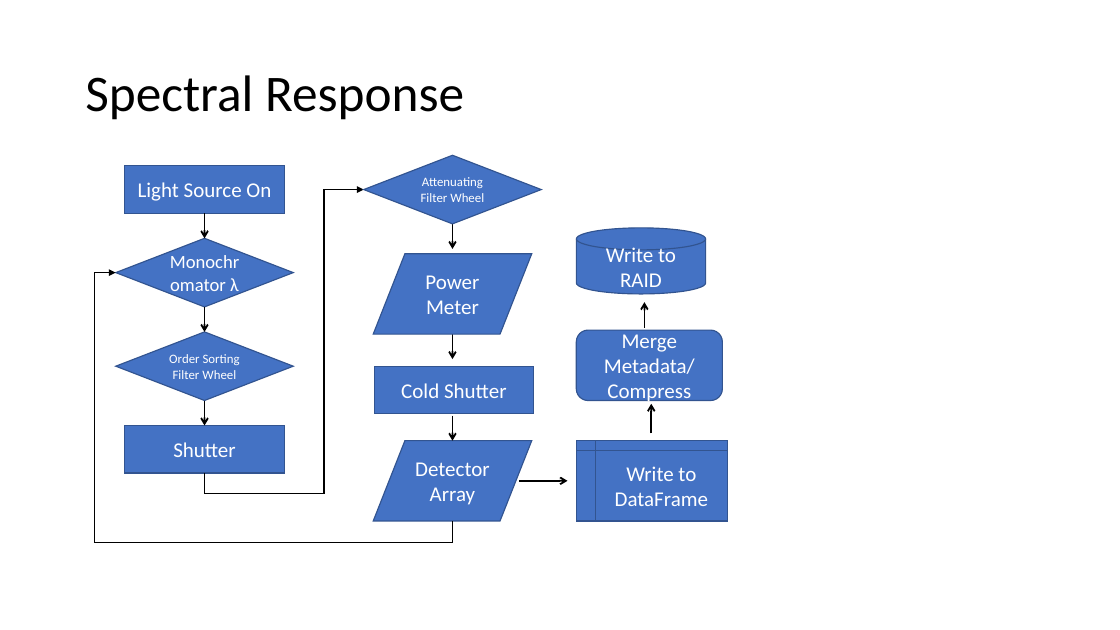
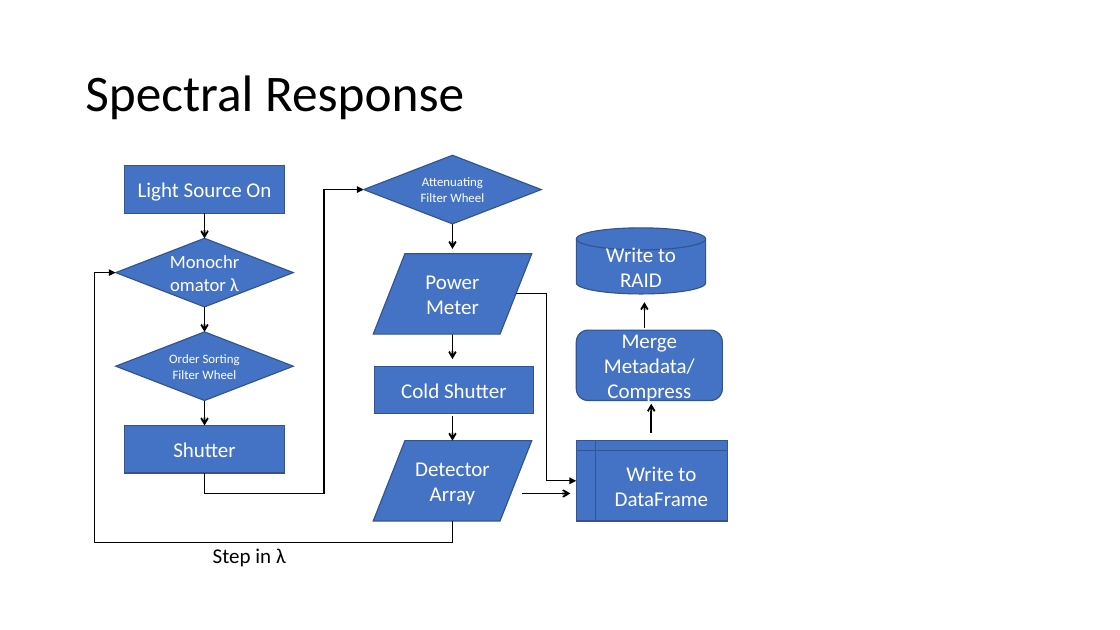
Before and after one commit to samcondon4/SPHEREx-lab-tools, a slide deck: slide 5 of SPHEREx-Calibration-Automation/presentations/SPHEREx_Calibration_Automation_Plan__Optics_Meeting_02162021.pptx. Drawn at 1120x630 pixels with LibreOffice and Linux fonts; fonts in the diff are those of the drawing. Boxes give left, top, right and bottom in pixels: in the first picture for what was removed or moved away, otherwise in the second. Text is boxed around its words. In the diff, an @@ line names an element or a change of style, - is before the commit and + after.

Commit message:
Corrected some arrows, added some text

```diff
--- a/SPHEREx-Calibration-Automation/presentations/SPHEREx_Calibration_Automation_Plan__Optics_Meeting_02162021.pptx
+++ b/SPHEREx-Calibration-Automation/presentations/SPHEREx_Calibration_Automation_Plan__Optics_Meeting_02162021.pptx
@@ elbow arrow added from (516, 294) to (576, 481), #000000 1 pt @@
@@ arrow moved from (519, 481) - (568, 481) to (522, 493) - (571, 493) @@
@@ text added at <box>213,548,286,567</box>, 18 pt, text #000000 @@
+Step in λ
```
Also in this commit, not shown: 1 other slide changed.
